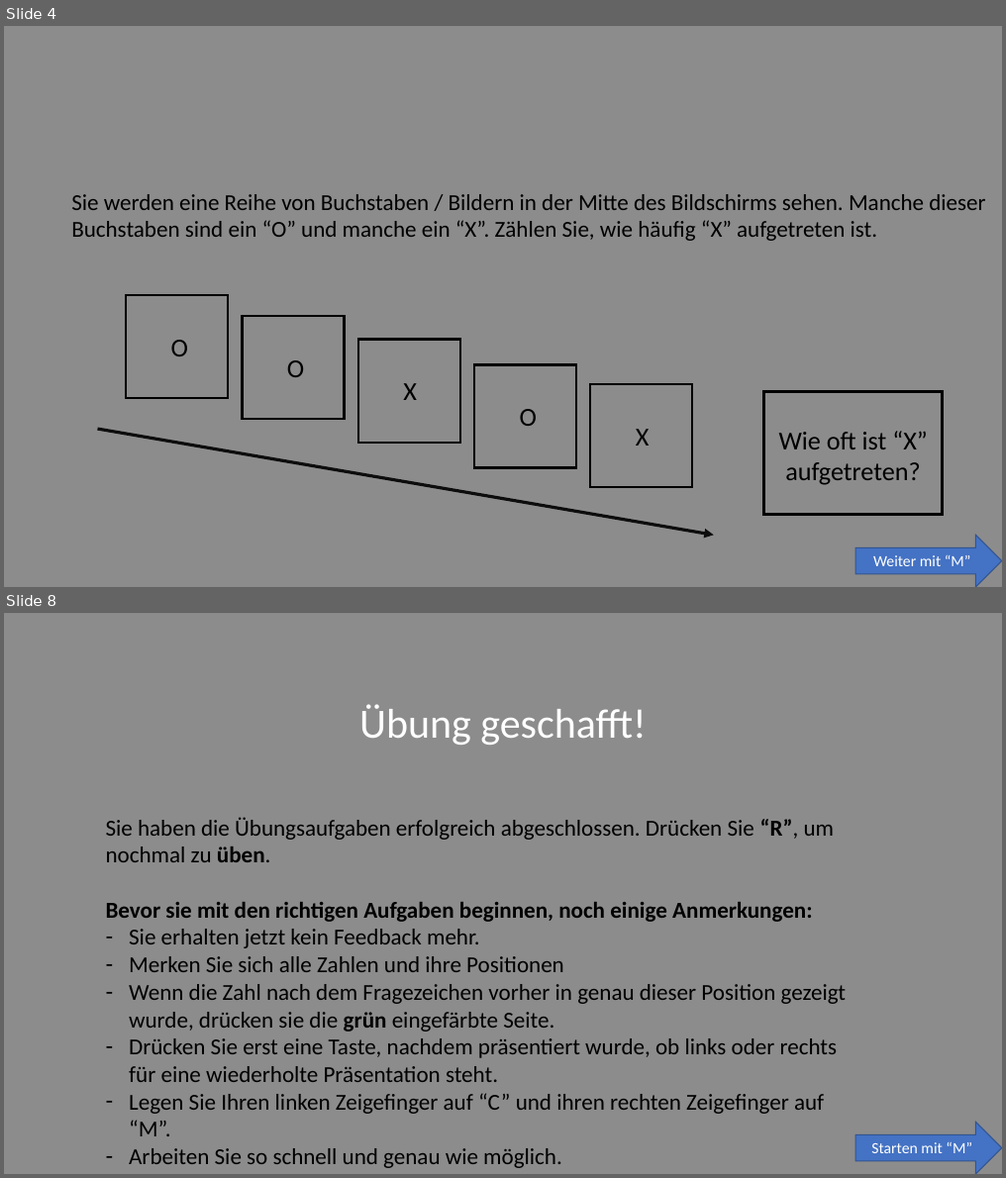
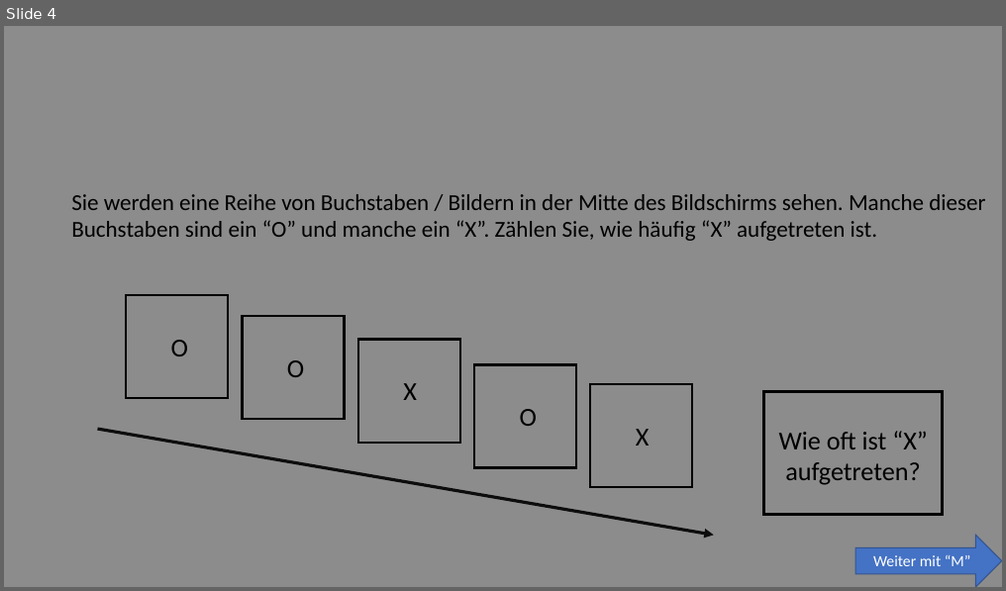
Before and after one commit to SLesche/oddball-task, a slide deck: instructions/instruction_slides.pptx. Shown one above the other, each under a label of ours: slides 4 and 8 before the commit, slide 4 after it; the slides between them are not shown. The pictures are 1006x1178 and 1006x591 pixels, drawn with LibreOffice and Linux fonts; fonts in the diff are those of the drawing. Boxes give left, top, right and bottom in pixels: in the first picture for what was removed or moved away, otherwise in the second. Text is boxed around its words. In the diff, an @@ line names an element or a change of style, - is before the commit and + after.

```diff
--- a/instructions/instruction_slides.pptx
+++ b/instructions/instruction_slides.pptx
@@ slide 8 removed at <box>4,613,1002,1174</box>, background #8C8C8C @@
@@ text removed at <box>359,704,646,745</box> @@
-Übung geschafft!
@@ text removed at <box>106,817,846,1168</box> @@
-Sie haben die Übungsaufgaben erfolgreich abgeschlossen. Drücken Sie “R”, um nochmal zu üben.
-Bevor sie mit den richtigen Aufgaben beginnen, noch einige Anmerkungen:
-– Sie erhalten jetzt kein Feedback mehr.
-– Merken Sie sich alle Zahlen und ihre Positionen
-– Wenn die Zahl nach dem Fragezeichen vorher in genau dieser Position gezeigt wurde, drücken sie die grün eingefärbte Seite.
-– Drücken Sie erst eine Taste, nachdem präsentiert wurde, ob links oder rechts für eine wiederholte Präsentation steht.
-– Legen Sie Ihren linken Zeigefinger auf “C” und ihren rechten Zeigefinger auf “M”.
-– Arbeiten Sie so schnell und genau wie möglich.
@@ right arrow removed at <box>856,1122,1002,1174</box> @@
-Starten mit “M”
```
Also in this commit, not shown: 17 other slides removed.
